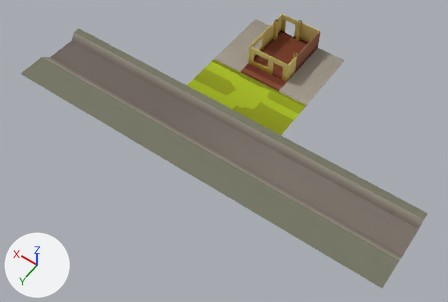
One commit to the FBX model Assets/ASSETS/Mesh/SM_HouseEnvironment_01.fbx: the scene before it, then after it.
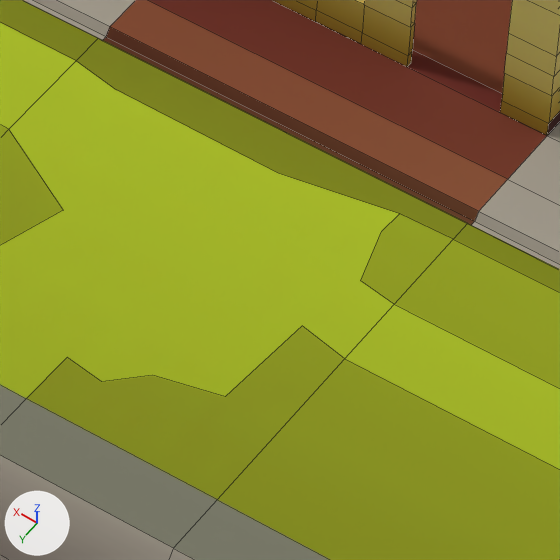
There are two pictures of each version: one whole from a camera (50 mm lens) standing at (-26.4, 58.9, 58.0) and looking at (1.6, 19.7, -3.5), one close up on the part from 51% to 64% of the width and 23% to 42% of the height. The axes (+X, +Y, +Z) are drawn at lower left. The lights are the same throughout. The close-ups show mesh edges as thin lines. Where no turn or scale is listed for an object, it has been applied to the vertices. Vertices at the same position are counted once.

In view in the first close-up: 'SM_HouseEnvironment_01'.
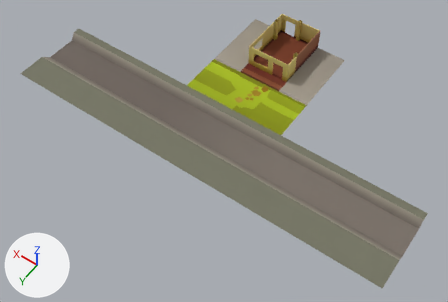
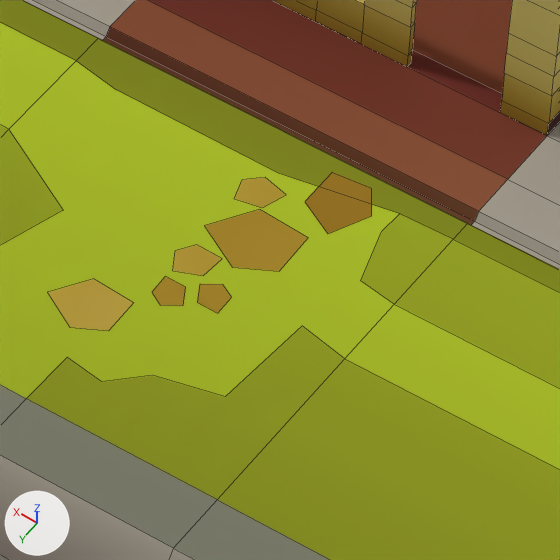
What changed in the scene script:
```text
Change me_plane_005:
    used by ob_sm_houseenvironment_01; location = (0.0, 0.0, 0.0)
    verts and faces of me_plane_005; kept vertices keep their numbers, new ones are numbered from 512
    remove me_plane_005.from_pydata(...)  # 512 vertices, 473 faces; spans x -23.2..29.2, y 0.0..27.0, z -1.0..3.2
    add me_plane_005.from_pydata(...)  # 547 vertices, 480 faces; spans x -23.2..29.2, y 0.0..27.0, z -1.0..3.2
    me_plane_005 part 1
    add verts[512] = (2.0, 10.3, 0.0)  # pixel (332, 172)
    add verts[513] = (2.0, 10.9, 0.0)  # pixel (304, 201)
    add verts[514] = (1.6, 11.5, 0.0)  # pixel (308, 237)
    add verts[515] = (1.4, 11.3, 0.0)  # pixel (327, 233)
    add verts[516] = (1.1, 10.6, 0.0)  # pixel (371, 215)
    add verts[517] = (1.4, 10.2, 0.0)  # pixel (371, 188)
    add verts[518] = (2.4, 11.4, 0.0)  # pixel (259, 209)
    add verts[519] = (2.8, 12.1, 0.0)  # pixel (204, 225)
    add verts[520] = (2.1, 12.5, 0.0)  # pixel (232, 267)
    add verts[521] = (1.6, 12.2, 0.0)  # pixel (279, 271)
    add verts[522] = (2.3, 13.5, 0.0)  # pixel (183, 305)
    add verts[523] = (2.4, 13.2, 0.0)  # pixel (185, 287)
    add verts[524] = (2.7, 13.0, 0.0)  # pixel (172, 270)
    add verts[525] = (2.7, 13.1, 0.0)  # pixel (165, 276)
    add verts[526] = (2.7, 13.5, 0.0)  # pixel (151, 292)
    add verts[527] = (2.5, 13.6, 0.0)  # pixel (160, 305)
    add verts[528] = (2.3, 12.8, 0.0)  # pixel (203, 275)
    add verts[529] = (2.3, 12.4, 0.0)  # pixel (222, 258)
    add verts[530] = (2.7, 12.4, 0.0)  # pixel (196, 244)
    add verts[531] = (2.9, 12.7, 0.0)  # pixel (175, 250)
    add verts[532] = (2.3, 13.0, 0.0)  # pixel (199, 283)
    add verts[533] = (2.1, 13.3, 0.0)  # pixel (197, 302)
    add verts[534] = (2.8, 11.4, 0.0)  # pixel (234, 198)
    add verts[535] = (1.8, 13.3, 0.0)  # pixel (217, 313)
    add verts[536] = (1.8, 13.0, 0.0)  # pixel (231, 297)
    add verts[537] = (2.0, 12.8, 0.0)  # pixel (222, 284)
    add verts[538] = (2.4, 11.4, 0.0)  # pixel (262, 207)
    add verts[539] = (2.3, 11.0, 0.0)  # pixel (286, 194)
    add verts[540] = (2.7, 10.9, 0.0)  # pixel (265, 177)
    add verts[541] = (2.9, 11.1, 0.0)  # pixel (242, 179)
    add verts[542] = (2.8, 13.8, 0.0)  # pixel (133, 302)
    add verts[543] = (3.5, 13.7, 0.0)  # pixel (93, 278)
    add verts[544] = (3.9, 14.3, 0.0)  # pixel (47, 292)
    add verts[545] = (3.3, 14.6, 0.0)  # pixel (69, 327)
    add verts[546] = (2.8, 14.4, 0.0)  # pixel (108, 330)
    add faces += [(514, 518, 519, 520, 521), (512, 513, 515, 516, 517), (524, 528, 529, 530, 531), (522, 523, 525, 526, 527), (534, 538, 539, 540, 541), (532, 533, 535, 536, 537)]
    add faces += [(542, 543, 544, 545, 546)]
```

Location of each change, [x1, y1, x2, y2] in pixels of the close-ups (560 x 560 px):
part 1 of me_plane_005, added (yellow)
    after: [47, 172, 372, 331]
